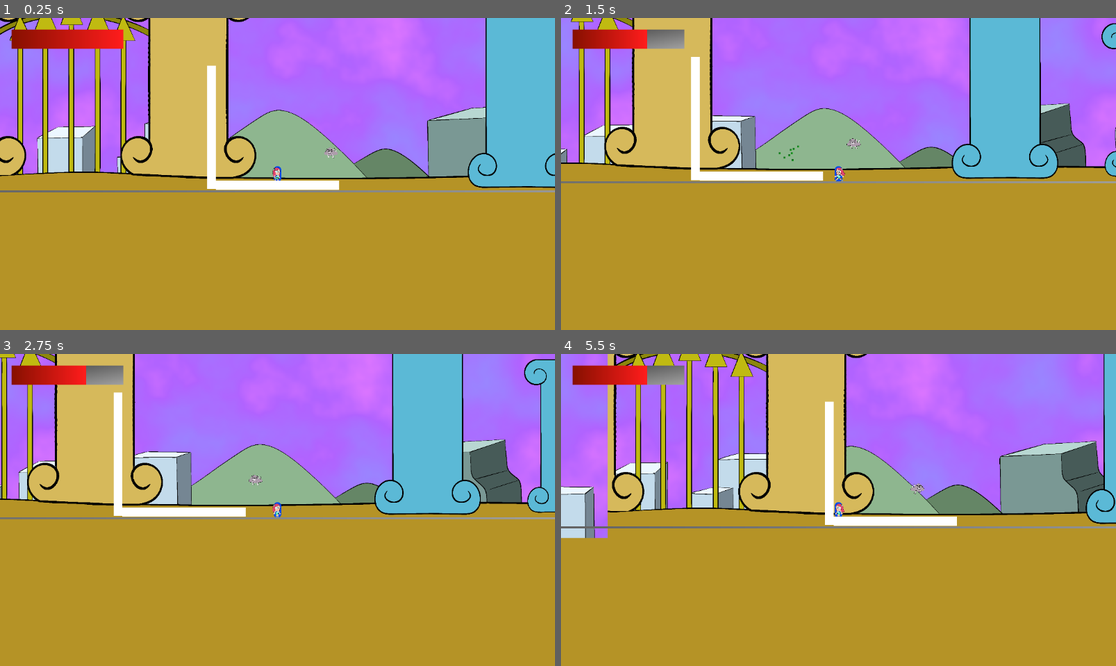
Above: before the commit, frames 1-4 (two rows, left to right).
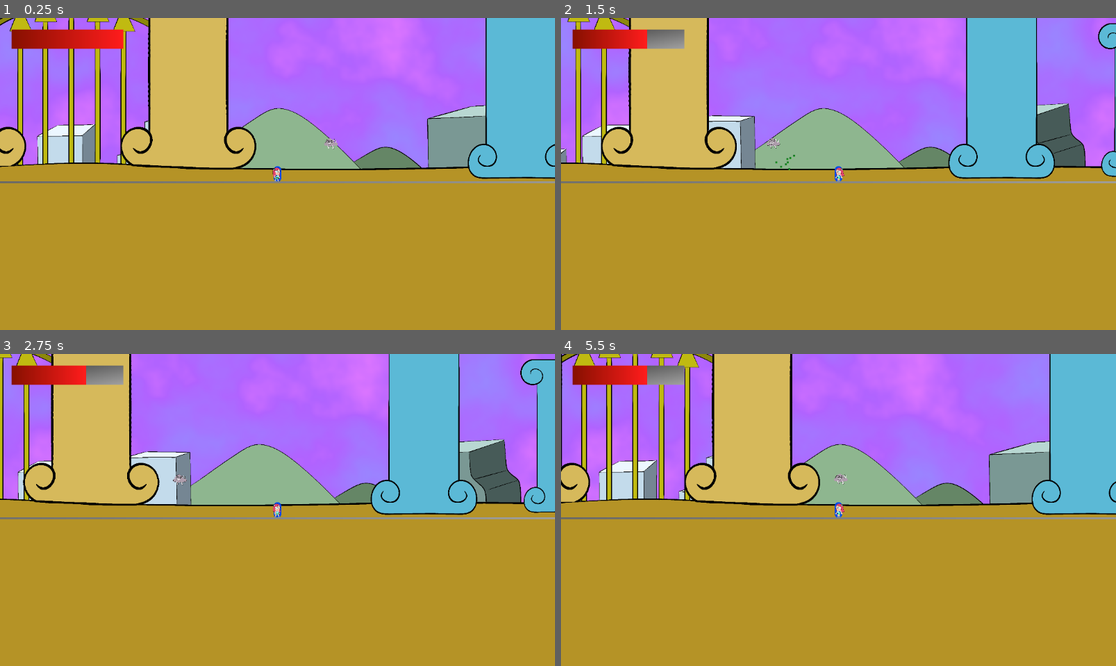
Above: after the commit, the same moments.

Repository: catloaf2048/TavernJam
Game: Godot game, scene res://Assets/Scene/Main.tscn
Same seed, same stepped clock (60 frames per second), same inputs: the game is played once before the commit and once after it.
Inputs (mouse positions are in pixels of both pictures, inside the frame that each line leads up to):
- Up to frame 1 (0.25 s): no input
- Up to frame 2 (1.5 s): tap Enter (ui_accept) at 0.5, 0.77 s; move the mouse to (960, 158) at 0.52 s; hold Right (ui_right) 0.53-1.28 s; click (960, 158) at 0.6 s; move the mouse to (727, 189) at 1.27 s; hold Left (ui_left) from 1.28 s (still down); click (727, 189) at 1.35 s
- Up to frame 3 (2.75 s): tap Enter (ui_accept) at 1.52 s; move the mouse to (333, 441) at 2.02 s; release Left (ui_left) at 2.03 s; hold Right (ui_right) from 2.03 s (still down); click (333, 441) at 2.1 s
- Up to frame 4 (5.5 s): move the mouse to (810, 572) at 2.77 s; click (810, 572) at 2.85 s; tap Enter (ui_accept) at 3.02, 3.77, 4.52 s; move the mouse to (1005, 556) at 3.52 s; release Right (ui_right) at 3.53 s; hold Left (ui_left) from 3.53 s (still down); click (1005, 556) at 3.6 s; move the mouse to (672, 463) at 4.27 s; click (672, 463) at 4.35 s; move the mouse to (866, 510) at 5.02 s; click (866, 510) at 5.1 s

The runs differ from the first frame. In frame 1, 8.7% of the frame differs, in the area x 0-100%, y 0-56%; in frame 2, 5.9%; in frame 3, 6.2%; in frame 4, 27%, in the area x 0-100%, y 0-60%.

Commit message:
Broke a few colliders.

Diff:
--- a/Assets/Scene/Main.tscn
+++ b/Assets/Scene/Main.tscn
@@ -11,16 +11,6 @@
 [ext_resource type="PackedScene" uid="uid://bu2xcv3srog0u" path="res://Assets/Scene/World.tscn" id="10_ftb8j"]
 [ext_resource type="PackedScene" uid="uid://cplecxkf0sc2g" path="res://Assets/Scene/Entity/Foe/FlyingFoe.tscn" id="11_k2ahi"]
 [ext_resource type="PackedScene" uid="uid://dbnl70ig72pwn" path="res://Assets/Scene/World/WallCheckTrigger.tscn" id="12_80yi4"]
-
-[sub_resource type="SegmentShape2D" id="SegmentShape2D_jiiil"]
-a = Vector2(-128, 0)
-b = Vector2(128, 0)
-
-[sub_resource type="Gradient" id="Gradient_4peif"]
-colors = PackedColorArray(1, 1, 1, 1, 1, 1, 1, 1)
-
-[sub_resource type="GradientTexture1D" id="GradientTexture1D_jiiil"]
-gradient = SubResource("Gradient_4peif")
 
 [node name="GameManager" type="Node" unique_id=292124961]
 script = ExtResource("1_kp30x")
@@ -42,31 +32,6 @@
 
 [node name="Camera2D" type="Camera2D" parent="Player" unique_id=693361285]
 
-[node name="StaticBody2D" type="StaticBody2D" parent="." unique_id=1944801384 groups=["Ground"]]
-position = Vector2(0, 20)
-
-[node name="CollisionShape2D" type="CollisionShape2D" parent="StaticBody2D" unique_id=1878543670]
-shape = SubResource("SegmentShape2D_jiiil")
-
-[node name="Sprite2D" type="Sprite2D" parent="StaticBody2D" unique_id=1725641389]
-position = Vector2(0, 8.75)
-scale = Vector2(1, 18.5)
-texture = SubResource("GradientTexture1D_jiiil")
-
-[node name="StaticBody2D2" type="StaticBody2D" parent="." unique_id=1967671540 groups=["Ground"]]
-
-[node name="Sprite2D" type="Sprite2D" parent="StaticBody2D2" unique_id=569060006]
-position = Vector2(-137.2, -91.2)
-rotation = 1.5707964
-scale = Vector2(1, 18.5)
-texture = SubResource("GradientTexture1D_jiiil")
-
-[node name="CollisionPolygon2D" type="CollisionPolygon2D" parent="StaticBody2D2" unique_id=480001945]
-position = Vector2(-137.2, -91.2)
-rotation = 1.5707964
-scale = Vector2(1, 18.5)
-polygon = PackedVector2Array(-128, -0.5, -128, 0.5, 128, 0.5, 128, -0.5)
-
 [node name="World" parent="." unique_id=1618281570 instance=ExtResource("10_ftb8j")]
 position = Vector2(0, 64)
 
--- a/Assets/Scene/World.tscn
+++ b/Assets/Scene/World.tscn
@@ -76,3 +76,11 @@
 position = Vector2(1500, -200)
 scale = Vector2(0.3, 0.3)
 texture = ExtResource("3_688b1")
+
+[node name="WorldBorder" type="StaticBody2D" parent="." unique_id=1046910115 groups=["Ground"]]
+
+[node name="CollisionPolygon2D" type="CollisionPolygon2D" parent="WorldBorder" unique_id=1798478787]
+position = Vector2(-25, -91.2)
+rotation = 1.5707964
+scale = Vector2(1, 18.5)
+polygon = PackedVector2Array(-128, -0.5, -128, 0.5, 128, 0.5, 128, -0.5)
